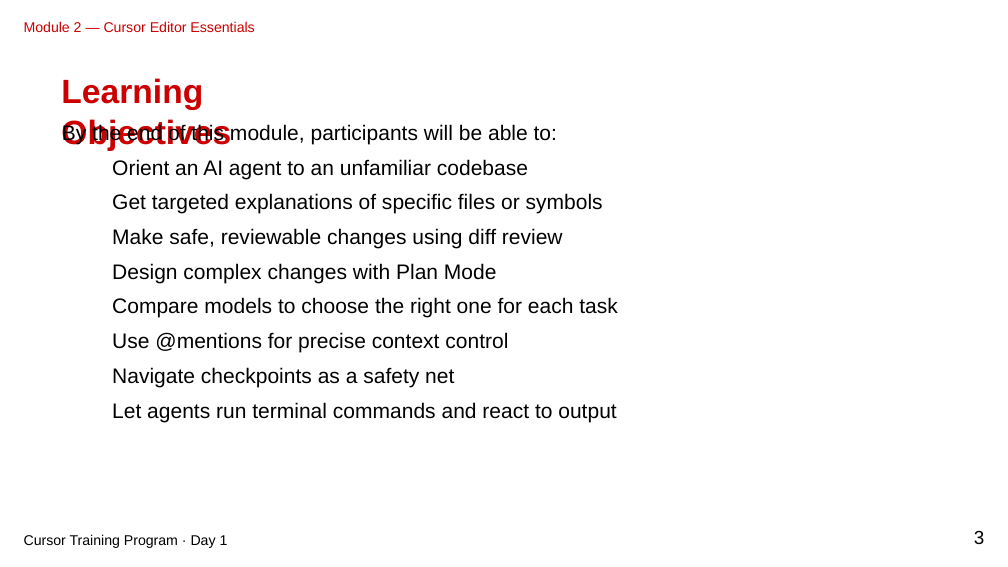
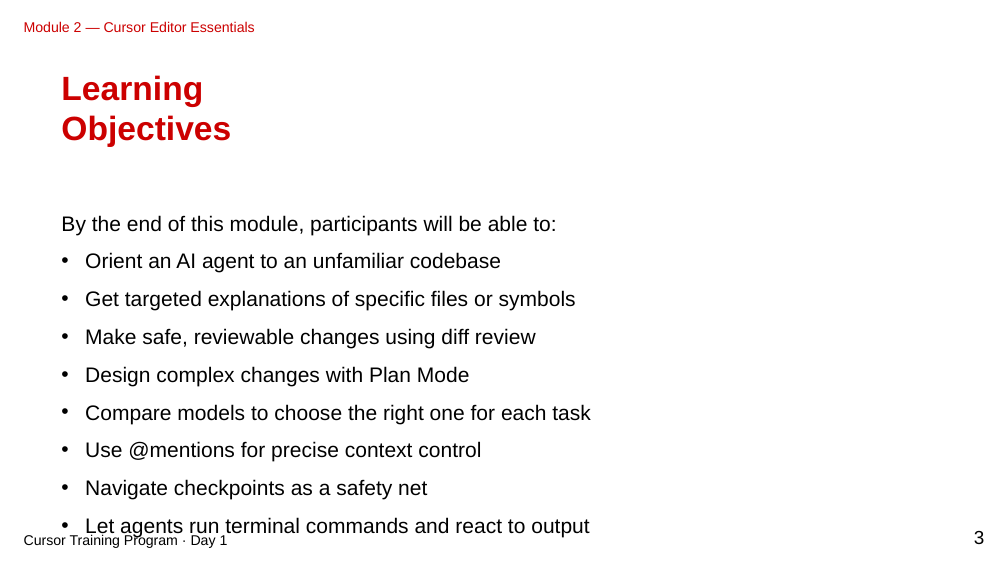
Before and after one commit to gjkaur/cursor_documentation, a slide deck: slide 3 of slides/module-02-marp-editable-clean.pptx. Drawn at 1008x567 pixels with LibreOffice and Linux fonts; fonts in the diff are those of the drawing. Boxes give left, top, right and bottom in pixels: in the first picture for what was removed or moved away, otherwise in the second. Text is boxed around its words. In the diff, an @@ line names an element or a change of style, - is before the commit and + after.

Commit message:
updated slides

```diff
--- a/slides/module-02-marp-editable-clean.pptx
+++ b/slides/module-02-marp-editable-clean.pptx
@@ text "Learning Objectives": place and size @@
-text "Learning Objectives" at bbox=[61, 78, 231, 151]
+text "Learning Objectives" at bbox=[61, 75, 231, 147]
@@ text removed at bbox=[62, 123, 557, 144] @@
-By the end of this module, participants will be able to:
@@ text removed at bbox=[112, 159, 528, 179] @@
-Orient an AI agent to an unfamiliar codebase
@@ text removed at bbox=[112, 193, 603, 214] @@
-Get targeted explanations of specific files or symbols
@@ text added at bbox=[61, 215, 591, 537], 20 pt, text #000000 @@
+By the end of this module, participants will be able to:
+• Orient an AI agent to an unfamiliar codebase
+• Get targeted explanations of specific files or symbols
+• Make safe, reviewable changes using diff review
+• Design complex changes with Plan Mode
+• Compare models to choose the right one for each task
+• Use @mentions for precise context control
+• Navigate checkpoints as a safety net
+• Let agents run terminal commands and react to output
@@ text removed at bbox=[112, 228, 563, 248] @@
-Make safe, reviewable changes using diff review
@@ text removed at bbox=[112, 263, 497, 283] @@
-Design complex changes with Plan Mode
@@ text removed at bbox=[112, 297, 618, 318] @@
-Compare models to choose the right one for each task
@@ text removed at bbox=[112, 332, 508, 353] @@
-Use @mentions for precise context control
@@ text removed at bbox=[112, 367, 454, 387] @@
-Navigate checkpoints as a safety net
@@ text removed at bbox=[112, 402, 616, 422] @@
-Let agents run terminal commands and react to output
```
Also in this commit, not shown: 47 other slides changed, 12 slides added, 36 other files.
